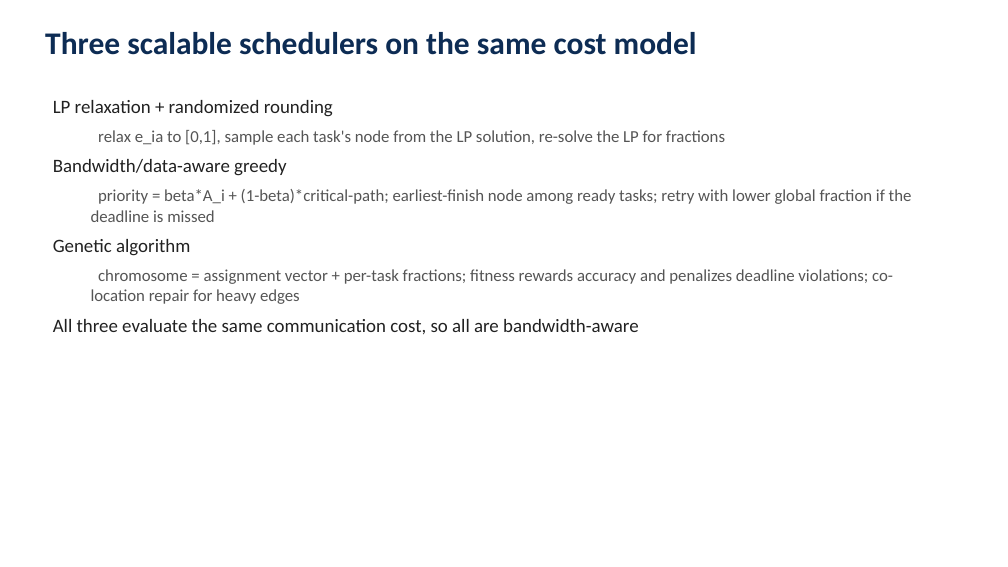
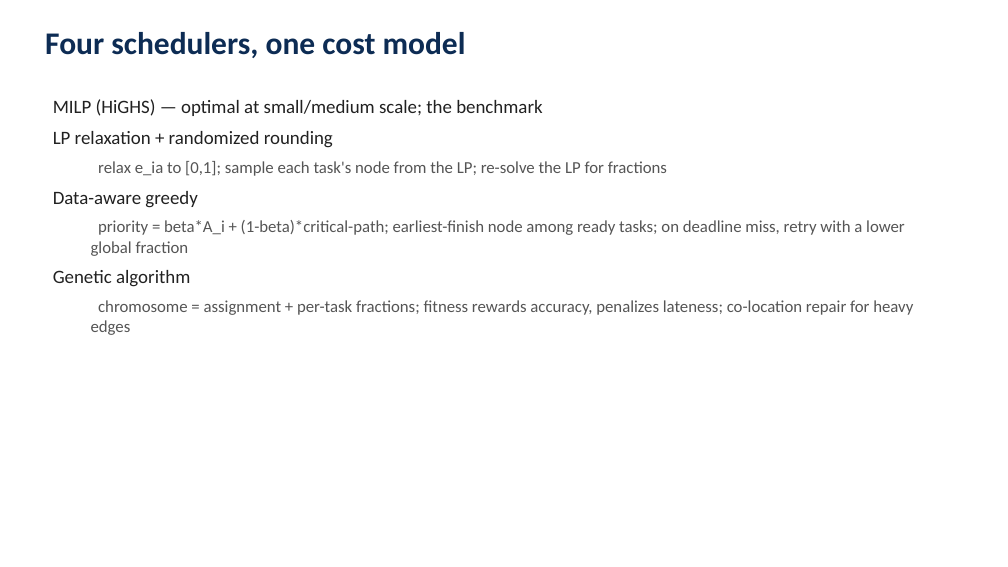
Before and after one commit to gayanigupta/data-aware-scheduling, a slide deck: slide 8 of slides/data-aware-scheduling.pptx (slide 5 before the commit). Drawn at 1008x567 pixels with LibreOffice and Linux fonts; fonts in the diff are those of the drawing. Boxes give left, top, right and bottom in pixels: in the first picture for what was removed or moved away, otherwise in the second. Text is boxed around its words. In the diff, an @@ line names an element or a change of style, - is before the commit and + after.

```diff
--- a/slides/data-aware-scheduling.pptx
+++ b/slides/data-aware-scheduling.pptx
@@ text at [45,32,466,58]: text changed @@
-Three scalable schedulers on the same cost model
+Four schedulers, one cost model
@@ text at [53,99,542,116]: paragraph added @@
+MILP (HiGHS) — optimal at small/medium scale; the benchmark
@@ text at [53,161,905,256]: text changed @@
-  relax e_ia to [0,1], sample each task's node from the LP solution, re-solve the LP for fractions
-Bandwidth/data-aware greedy
-  priority = beta*A_i + (1-beta)*critical-path; earliest-finish node among ready tasks; retry with lower global fraction if the deadline is missed
+  relax e_ia to [0,1]; sample each task's node from the LP; re-solve the LP for fractions
+Data-aware greedy
+  priority = beta*A_i + (1-beta)*critical-path; earliest-finish node among ready tasks; on deadline miss, retry with a lower global fraction
@@ text at [91,300,913,335]: text changed @@
-  chromosome = assignment vector + per-task fractions; fitness rewards accuracy and penalizes deadline violations; co-location repair for heavy edges
-All three evaluate the same communication cost, so all are bandwidth-aware
+  chromosome = assignment + per-task fractions; fitness rewards accuracy, penalizes lateness; co-location repair for heavy edges
```
Also in this commit, not shown: 11 other slides changed, 9 slides added, 1 slide removed, 1 other file.
